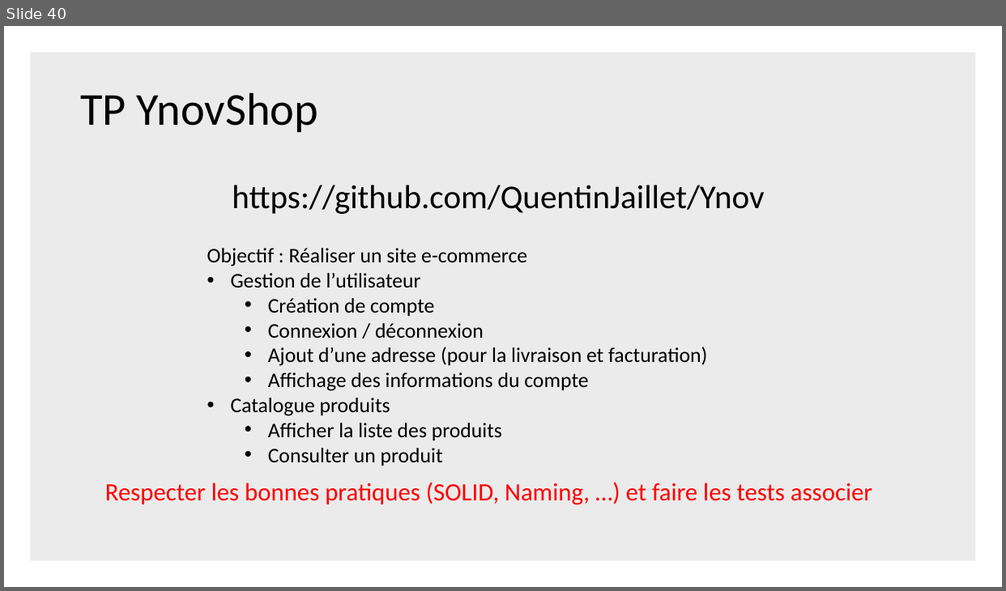
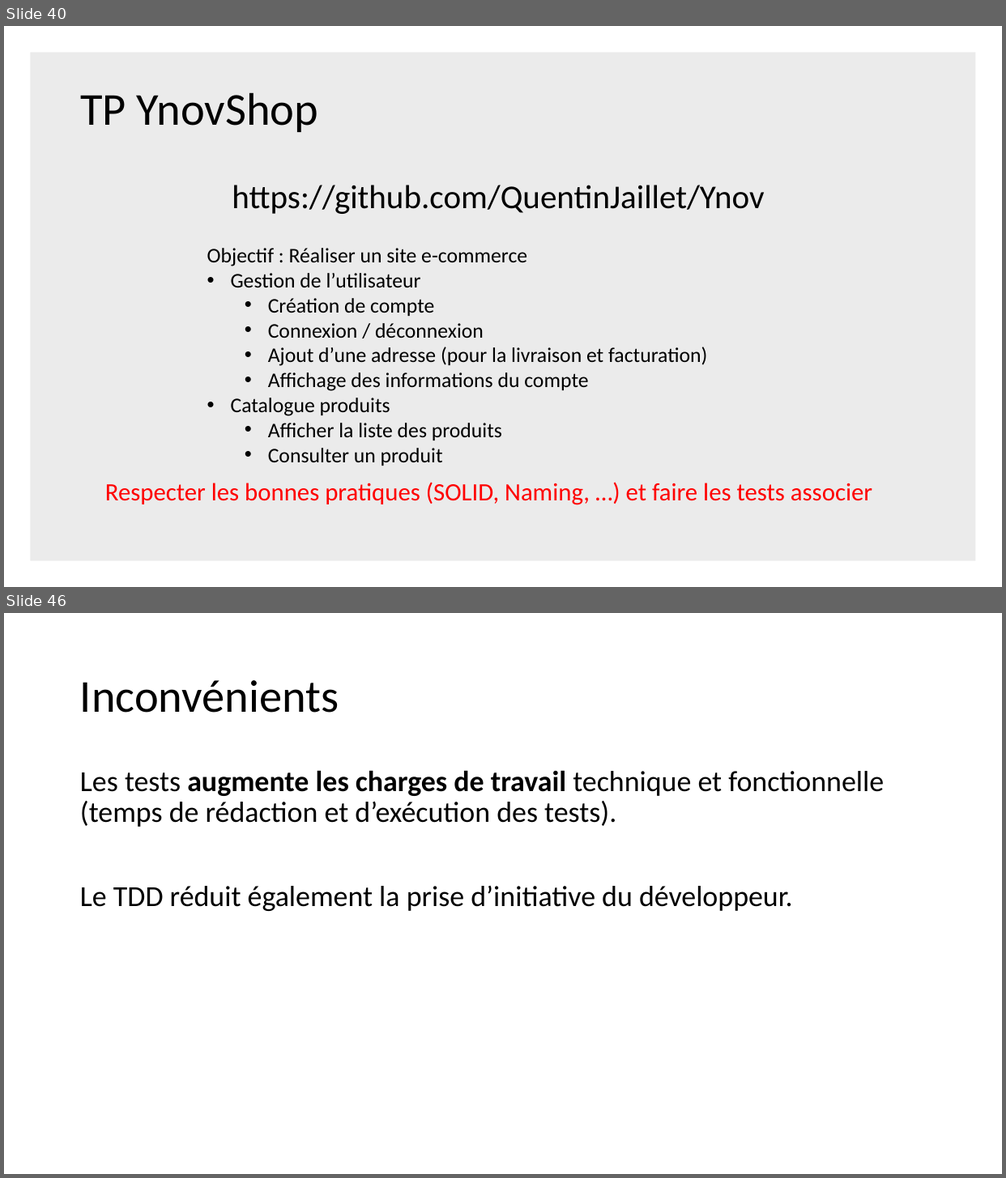
Before and after one commit to QuentinJaillet/Ynov, a slide deck: Documentation/METHODOLOGIE DE TESTS & TESTS UNITAIRES.pptx. Shown one above the other, each under a label of ours: slide 40 before the commit, slides 40 and 46 after it; the slides between them are not shown. The pictures are 1006x591 and 1006x1178 pixels, drawn with LibreOffice and Linux fonts; fonts in the diff are those of the drawing. Boxes give left, top, right and bottom in pixels: in the first picture for what was removed or moved away, otherwise in the second. Text is boxed around its words. In the diff, an @@ line names an element or a change of style, - is before the commit and + after.

```diff
--- a/Documentation/METHODOLOGIE DE TESTS & TESTS UNITAIRES.pptx
+++ b/Documentation/METHODOLOGIE DE TESTS & TESTS UNITAIRES.pptx
@@ slide 46 added at [4,613,1002,1174], background #FFFFFF @@
@@ title added at [80,680,339,713], 44 pt, text #000000 @@
+Inconvénients
@@ text added at [80,770,884,911], 28 pt, text #000000 @@
+Les tests augmente les charges de travail technique et fonctionnelle (temps de rédaction et d’exécution des tests).
+Le TDD réduit également la prise d’initiative du développeur.
```
Also in this commit, not shown: 2 slides changed, 9 other slides added, 1 slide removed.
